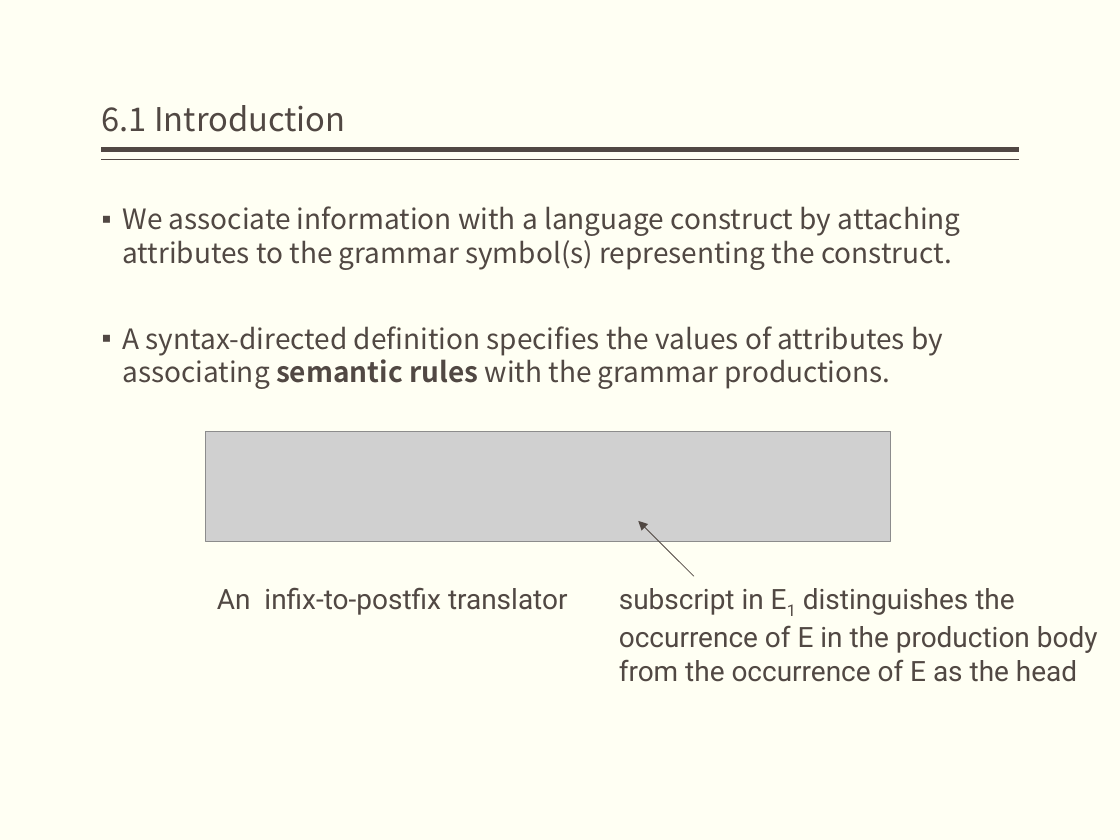
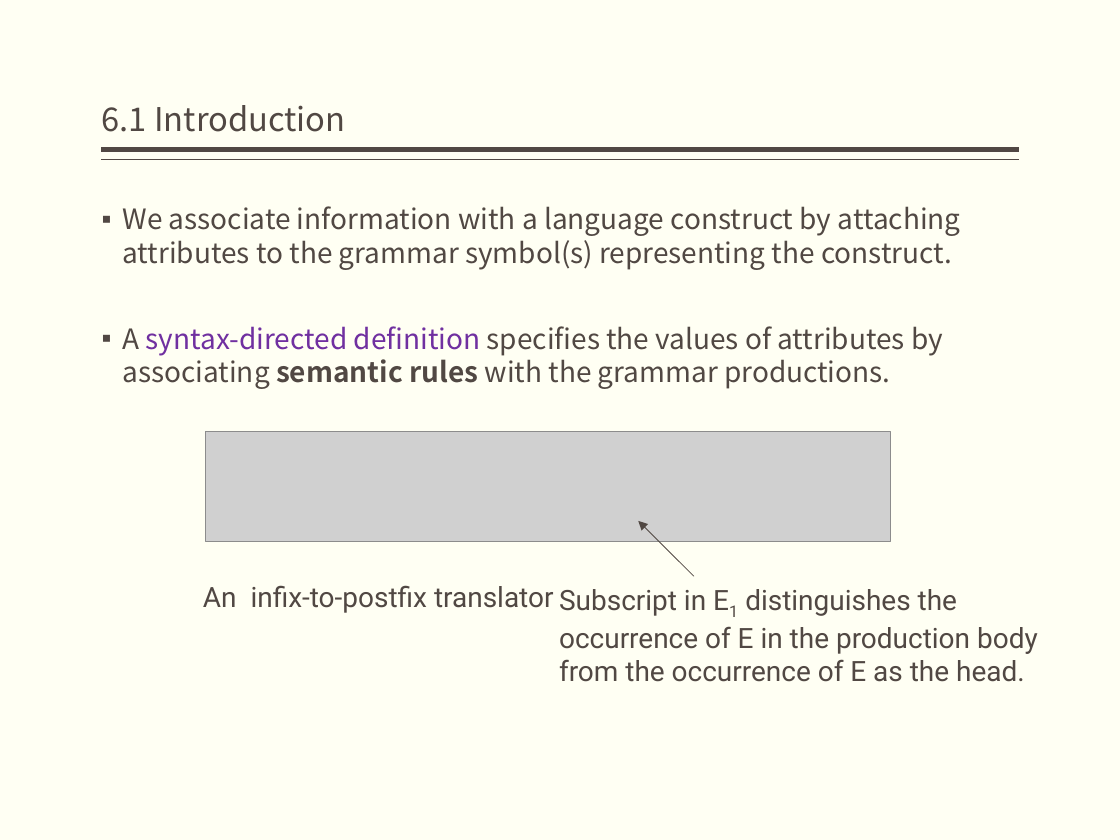
Before and after one commit to jz81/jz81.github.io, a slide deck: slide 4 of course/compiler/lecture/(Spring2020)Lecture6.pptx. Drawn at 1120x840 pixels with LibreOffice and Linux fonts; fonts in the diff are those of the drawing; grey boxes stand for pictures. Boxes give left, top, right and bottom in pixels: in the first picture for what was removed or moved away, otherwise in the second. Text is boxed around its words. In the diff, an @@ line names an element or a change of style, - is before the commit and + after.

```diff
--- a/course/compiler/lecture/(Spring2020)Lecture6.pptx
+++ b/course/compiler/lecture/(Spring2020)Lecture6.pptx
@@ text at (122, 326, 943, 389): text colour #514843 to #7030A0 in "syntax-directed definition" @@
@@ text "An infix-to-postfix translator": place and size @@
-text "An infix-to-postfix translator" at (217, 587, 568, 615)
+text "An infix-to-postfix translator" at (203, 585, 554, 613)
@@ text at (559, 589, 1038, 682): text changed @@
-subscript in E1 distinguishes the occurrence of E in the production body from the occurrence of E as the head
+Subscript in E1 distinguishes the occurrence of E in the production body from the occurrence of E as the head.
```
Also in this commit, not shown: 8 other slides changed.
